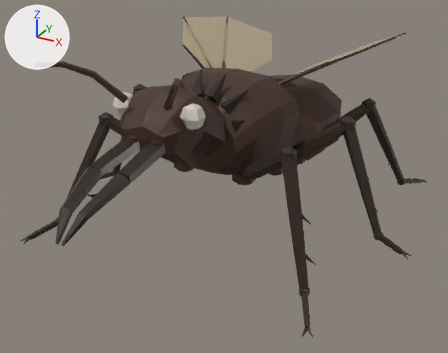
One commit to the glTF model Модели/Жуки/pelican_beetle.glb: the scene before it, then after it.
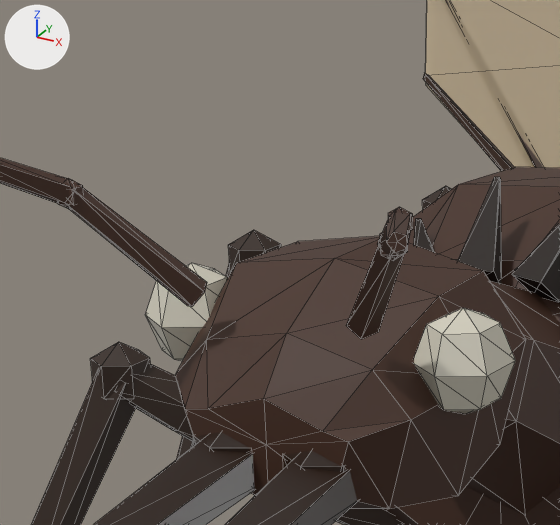
Old and new are each drawn whole from a camera (50 mm lens) standing at (2.53, -4.83, 2.75) and looking at (0.05, -0.33, 0.5) and again close up on the part from 17% to 48% of the width and 7% to 45% of the height. Every picture has the same lights, and +X, +Y and +Z are marked at upper left. The first two pictures are the older version. The close-ups show mesh edges as thin lines. Where no turn or scale is listed for an object, it has been applied to the vertices. Vertices at exactly the same position are counted once.

The scene before the commit, as lines of its bpy script (objects in view):
```python
me_antseg2003 = bpy.data.meshes.new('AntSeg2003')
me_antseg2003.from_pydata(...)  # 12 vertices, 20 faces; spans x -0.476..-0.32, y -1.694..-1.505, z 1.628..1.758
me_antseg2003.materials.append(mat_pelican_chitin)  # brown #432819
me_eyeleft001 = bpy.data.meshes.new('EyeLeft001')
me_eyeleft001.from_pydata(...)  # a UV sphere (6 segments, 4 rings, poles along z) spanning x 0.222..0.378, y -1.34..-1.14, z 1.26..1.46
me_eyeleft001.materials.append(mat_milky_eye)  # pale yellow #d8d3c2
me_eyeright001 = bpy.data.meshes.new('EyeRight001')
me_eyeright001.from_pydata(...)  # a UV sphere (6 segments, 4 rings, poles along z) spanning x -0.378..-0.222, y -1.34..-1.14, z 1.26..1.46
me_eyeright001.materials.append(mat_milky_eye)  # pale yellow #d8d3c2
ob_antseg2003 = bpy.data.objects.new('AntSeg2003', me_antseg2003)
ob_antseg2003.location = (0.0, 0.0, 0.0)
ob_eyeleft001 = bpy.data.objects.new('EyeLeft001', me_eyeleft001)
ob_eyeleft001.location = (0.0, 0.0, 0.0)
ob_eyeright001 = bpy.data.objects.new('EyeRight001', me_eyeright001)
ob_eyeright001.location = (0.0, 0.0, 0.0)
# also in view: 'AntSeg1002' at (0.26, -1.45, 1.55); 'neck_ruff' at (0.0, -0.52, 1.26); 'AntSeg3002' at (0.51, -1.76, 1.75); 'MandibleBase002' at (0.1, -1.62, 1.13); 'HeadBase001' at (0.0, -1.23, 1.27)
```
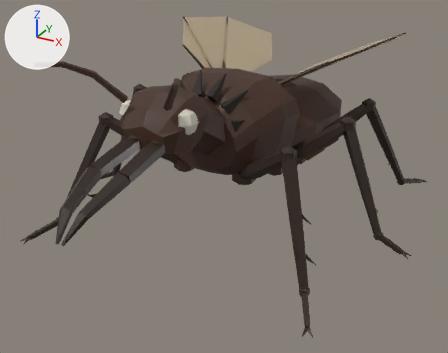
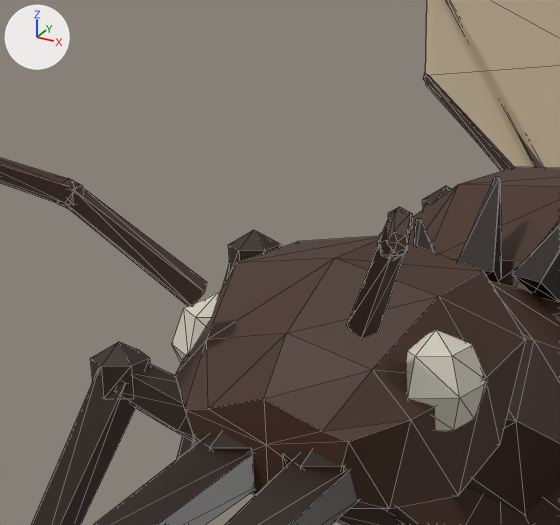
Location of each change, (x1, y1, x2, y2) in pixels of the close-ups (560 x 525 px):
'EyeLeft001', moved
    before: (414, 308, 516, 414)
    after: (406, 330, 488, 432)
'EyeRight001', moved
    before: (146, 263, 228, 361)
    after: (172, 293, 220, 363)

The change, as a diff of the scene's bpy script:
```diff
--- a/Модели/Жуки/pelican_beetle.glb.py
+++ b/Модели/Жуки/pelican_beetle.glb.py
@@ me_eyeleft001 @@
 # used by ob_eyeleft001; location = (0.0, 0.0, 0.0)
-me_eyeleft001.from_pydata(...)  # 20 vertices, 36 faces; spans x 0.222..0.378, y -1.34..-1.14, z 1.26..1.46
+me_eyeleft001.from_pydata(...)  # 20 vertices, 36 faces; spans x 0.164..0.32, y -1.34..-1.14, z 1.21..1.41
+# me_eyeleft001 part 1: the whole mesh is moved by (-0.058, 0.0, -0.05)
 me_eyeleft001.materials.append(mat_milky_eye)
@@ me_eyeright001 @@
 # used by ob_eyeright001; location = (0.0, 0.0, 0.0)
-me_eyeright001.from_pydata(...)  # 20 vertices, 36 faces; spans x -0.378..-0.222, y -1.34..-1.14, z 1.26..1.46
+me_eyeright001.from_pydata(...)  # 20 vertices, 36 faces; spans x -0.32..-0.164, y -1.34..-1.14, z 1.21..1.41
+# me_eyeright001 part 2: the whole mesh is moved by (0.058, 0.0, -0.05)
 me_eyeright001.materials.append(mat_milky_eye)
```
